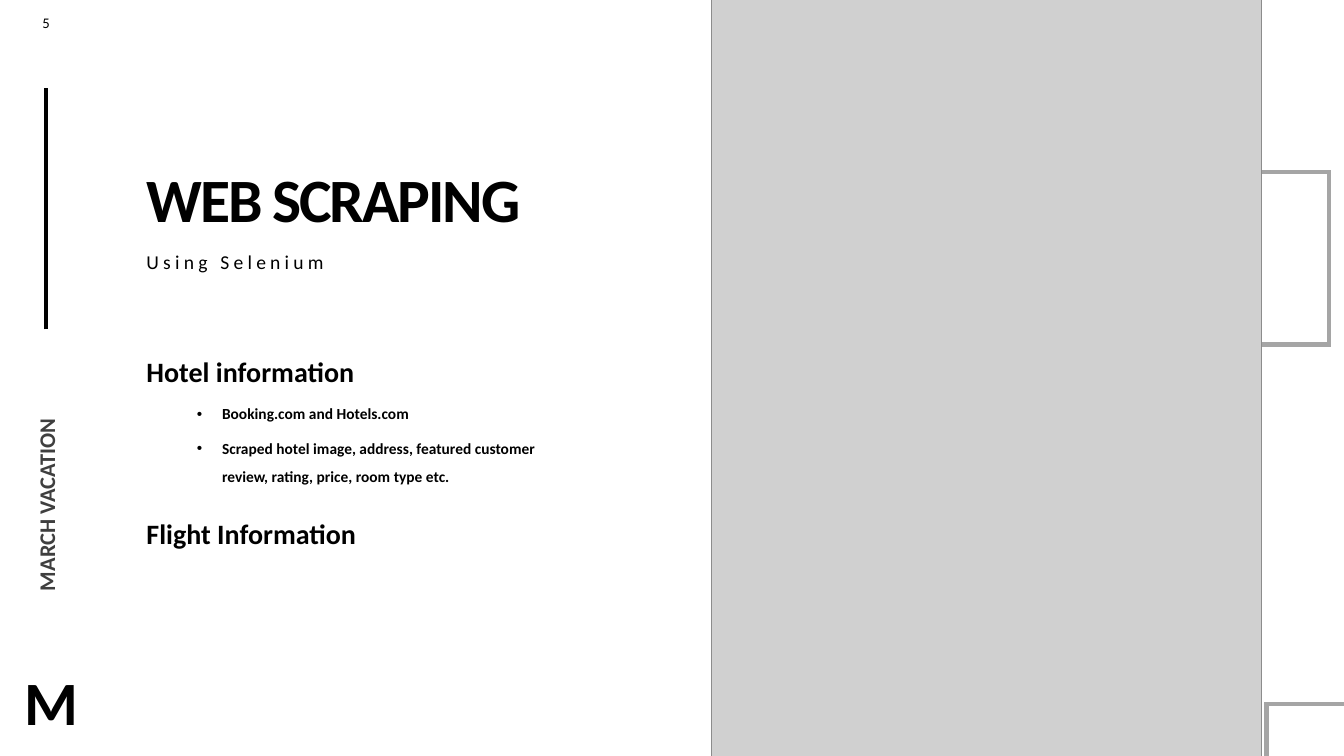
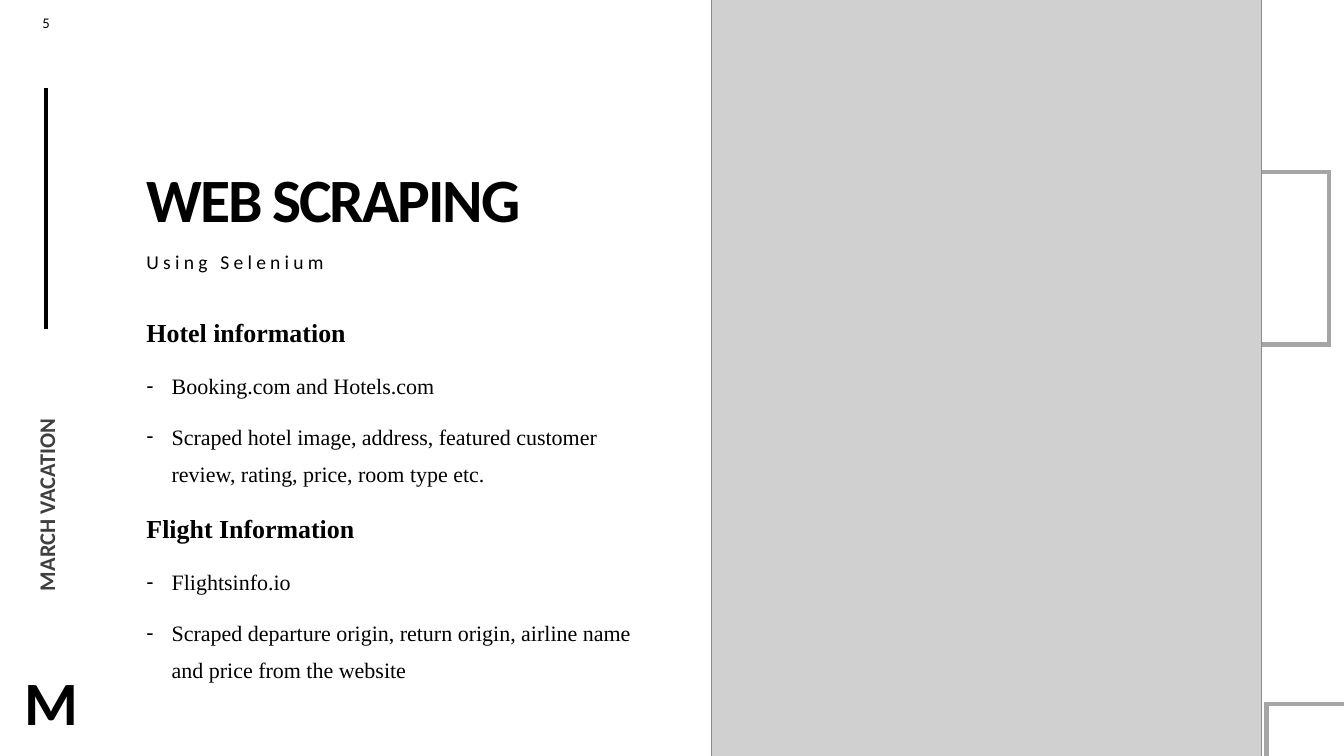
Before and after one commit to Poojashrees3/hadoop-clusters-travel, a slide deck: slide 5 of March vacation.pptx. Drawn at 1344x756 pixels with LibreOffice and Linux fonts; fonts in the diff are those of the drawing; grey boxes stand for pictures. Boxes give left, top, right and bottom in pixels: in the first picture for what was removed or moved away, otherwise in the second. Text is boxed around its words. In the diff, an @@ line names an element or a change of style, - is before the commit and + after.

```diff
--- a/March vacation.pptx
+++ b/March vacation.pptx
@@ text "Hotel information": place and size @@
-text "Hotel information" at [146,362,535,549]
+text "Hotel information" at [146,323,631,683]
@@ text at [146,323,597,544]: size 20 to 18.5 pt in "Hotel information", "Flight Information"; font Calibri to Times New Roman in "Hotel information", "Booking.com and Hotels.com", "Scraped hotel image, address, featured customer review, ...", "Flight Information"; size 11 to 15.7 pt, bold off in "Booking.com and Hotels.com", "Scraped hotel image, address, featured customer review, ..."; line spacing 1.5 to 1.4; bullet • to -; list level 2 to 1 in "Booking.com and Hotels.com"; list level 2 to 1 in "Scraped hotel image, address, featured ..." @@
@@ text at [172,574,631,683]: paragraphs added @@
+– Flightsinfo.io
+– Scraped departure origin, return origin, airline name and price from the website
```
Also in this commit, not shown: 13 other slides changed, 1 slide added, 1 slide removed, 5 other files.
